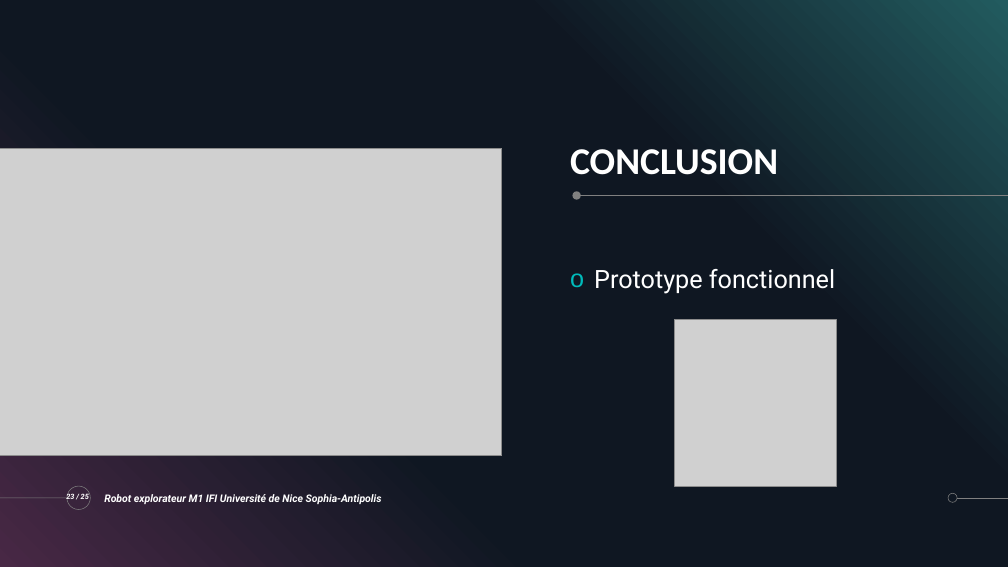
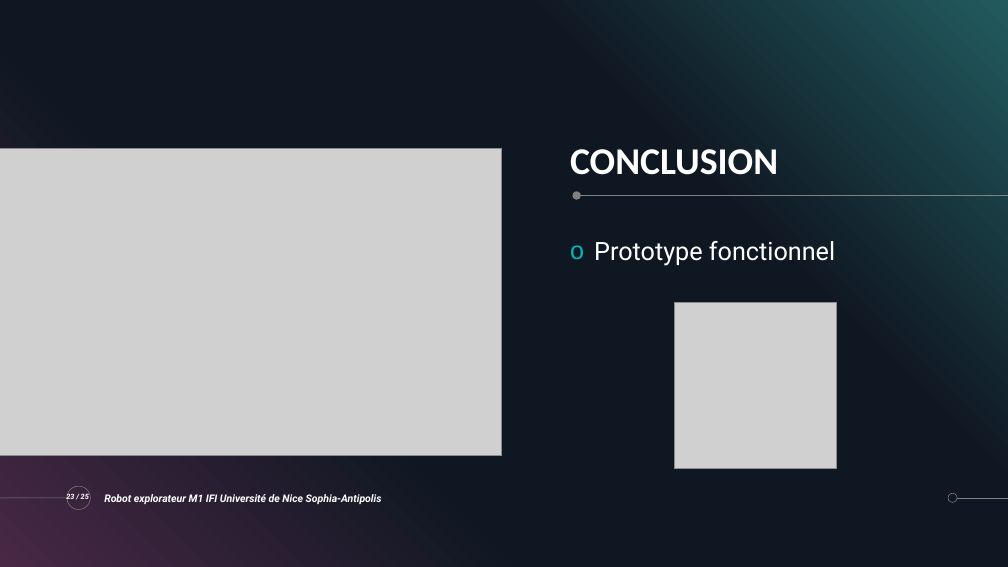
Before and after one commit to ChloeMaccarinelli/TER_M1_S2, a slide deck: slide 23 of doc/Diapo_LOTFI_MACCARINELLI_MARION.pptx. Drawn at 1008x567 pixels with LibreOffice and Linux fonts; fonts in the diff are those of the drawing; grey boxes stand for pictures. Boxes give left, top, right and bottom in pixels: in the first picture for what was removed or moved away, otherwise in the second. Text is boxed around its words. In the diff, an @@ line names an element or a change of style, - is before the commit and + after.

```diff
--- a/doc/Diapo_LOTFI_MACCARINELLI_MARION.pptx
+++ b/doc/Diapo_LOTFI_MACCARINELLI_MARION.pptx
@@ text "Prototype fonctionnel": place and size @@
-text "Prototype fonctionnel" at [594,269,835,294]
+text "Prototype fonctionnel" at [594,241,835,266]
@@ picture: place and size @@
-picture at [675,319,837,486]
+picture at [675,302,837,470]
```
Also in this commit, not shown: 19 other slides changed, 1 slide added, 1 slide removed.
